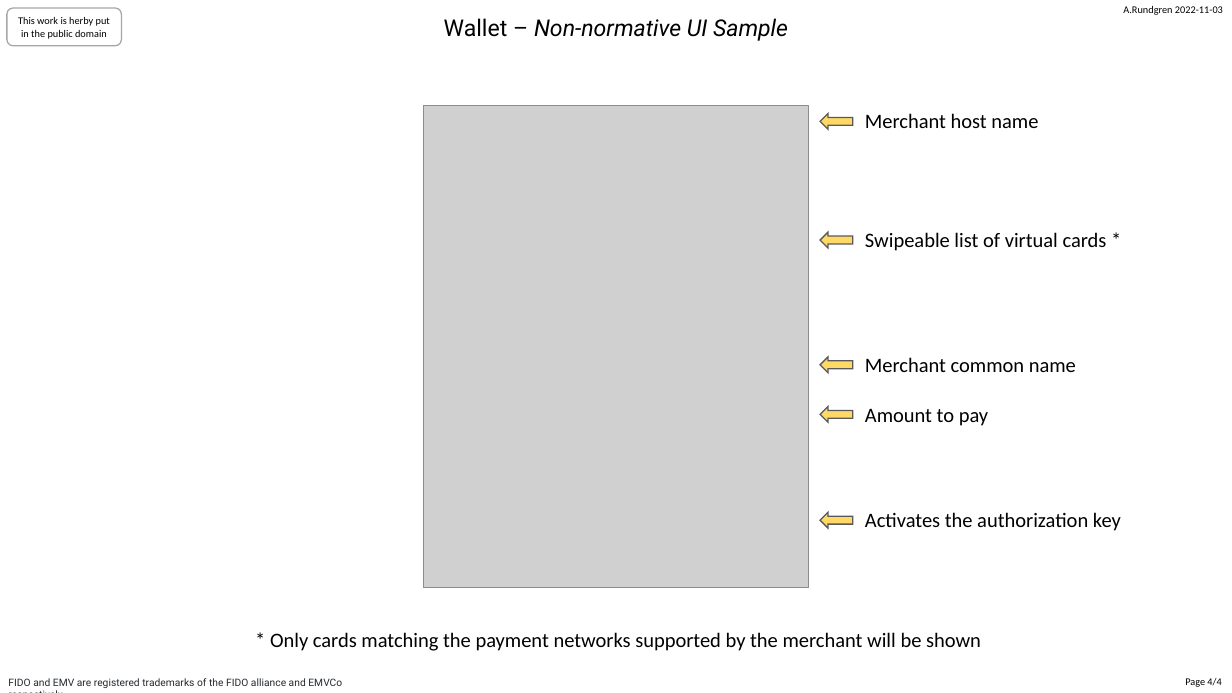
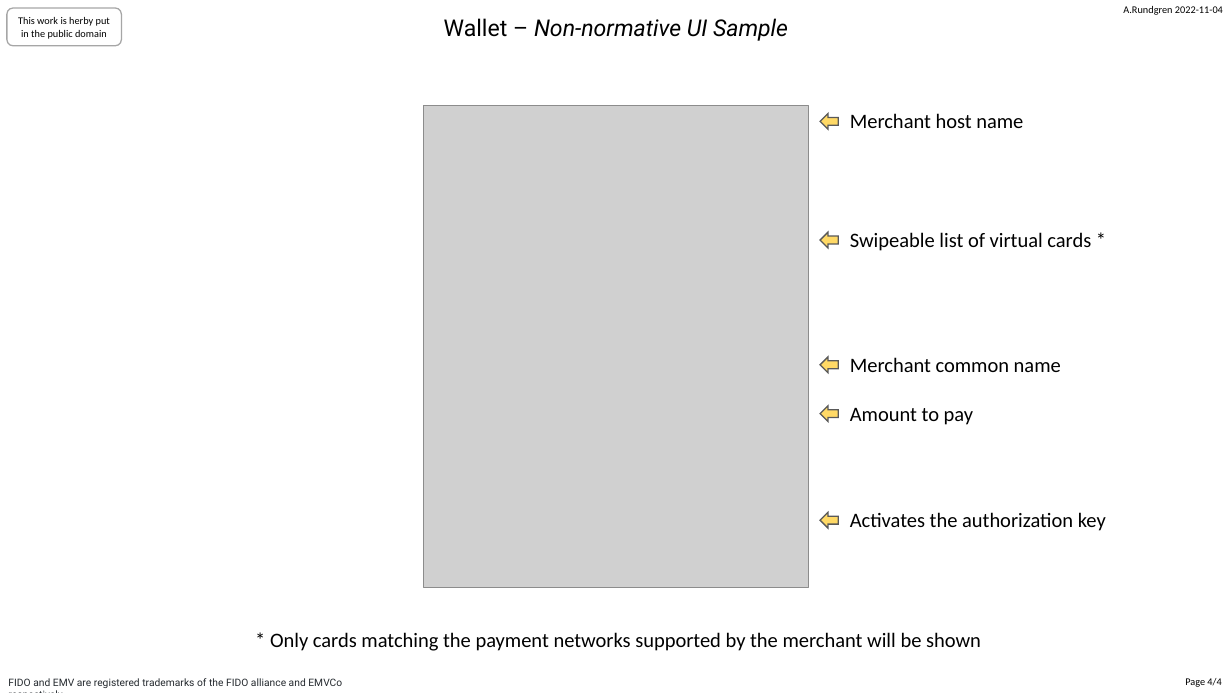
Before and after one commit to fido-web-pay/specification, a slide deck: slide 4 of fido-wallet-a.rundgren.pptx. Drawn at 1232x693 pixels with LibreOffice and Linux fonts; fonts in the diff are those of the drawing; grey boxes stand for pictures. Boxes give left, top, right and bottom in pixels: in the first picture for what was removed or moved away, otherwise in the second. Text is boxed around its words. In the diff, an @@ line names an element or a change of style, - is before the commit and + after.

```diff
--- a/fido-wallet-a.rundgren.pptx
+++ b/fido-wallet-a.rundgren.pptx
@@ text at bbox=[1123, 6, 1223, 15]: text changed @@
-A.Rundgren 2022-11-03
+A.Rundgren 2022-11-04
@@ left arrow: place and size @@
-left arrow at bbox=[821, 114, 853, 129]
+left arrow at bbox=[821, 114, 839, 129]
@@ left arrow: place and size @@
-left arrow at bbox=[821, 232, 853, 248]
+left arrow at bbox=[821, 232, 839, 248]
@@ left arrow: place and size @@
-left arrow at bbox=[821, 357, 853, 372]
+left arrow at bbox=[821, 357, 839, 372]
@@ left arrow: place and size @@
-left arrow at bbox=[821, 407, 853, 422]
+left arrow at bbox=[821, 406, 839, 421]
@@ 5 texts: place and size @@
-5 texts at bbox=[865, 113, 1121, 531]
+5 texts at bbox=[850, 113, 1106, 531]
@@ left arrow: place and size @@
-left arrow at bbox=[821, 513, 853, 529]
+left arrow at bbox=[821, 513, 839, 529]
```
Also in this commit, not shown: 3 other slides changed, 1 other file.
